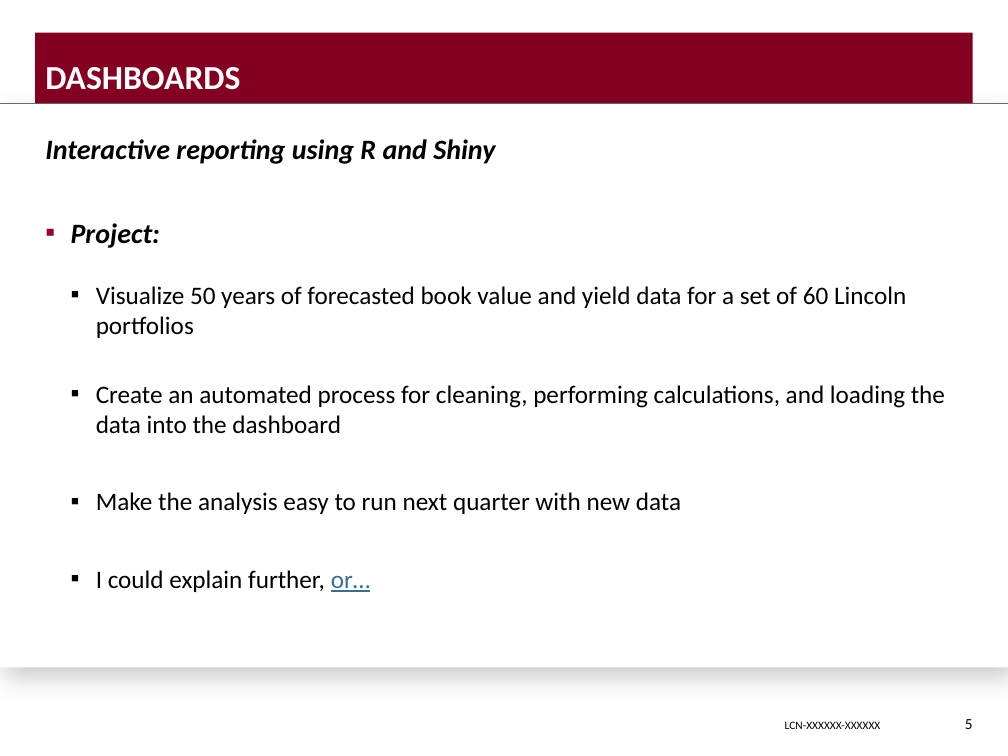
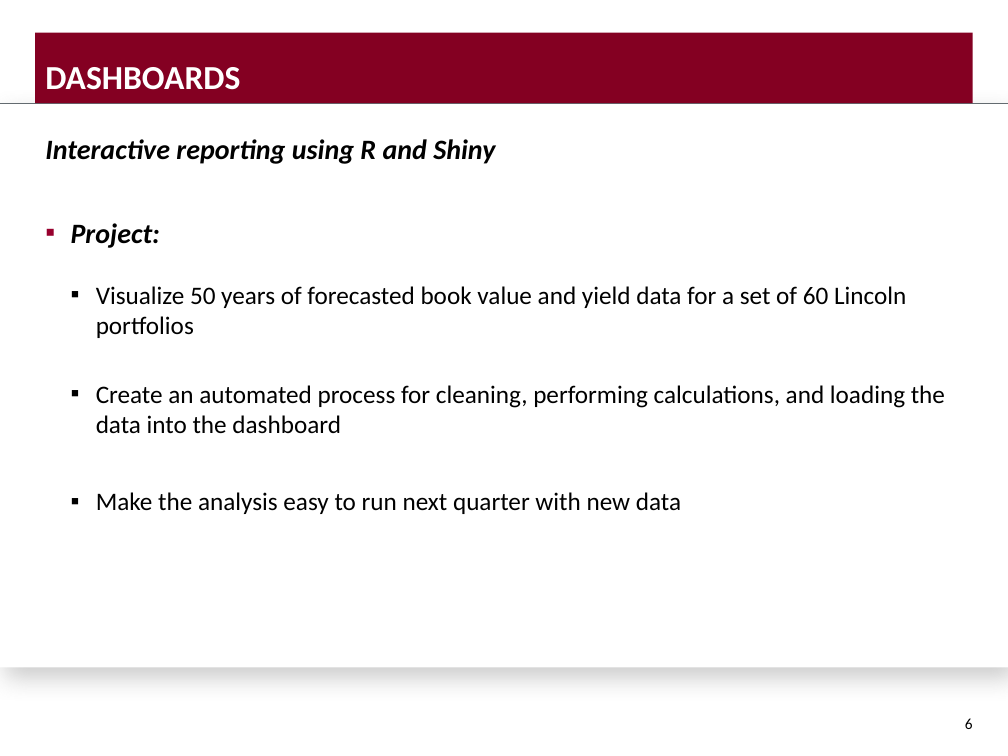
Before and after one commit to DavisVaughan/slides, a slide deck: slide 6 of final-presentation/final-presentation-davis-vaughan.pptx (slide 5 before the commit). Drawn at 1008x756 pixels with LibreOffice and Linux fonts; fonts in the diff are those of the drawing; background and template pictures are left out. Boxes give left, top, right and bottom in pixels: in the first picture for what was removed or moved away, otherwise in the second. Text is boxed around its words. In the diff, an @@ line names an element or a change of style, - is before the commit and + after.

```diff
--- a/final-presentation/final-presentation-davis-vaughan.pptx
+++ b/final-presentation/final-presentation-davis-vaughan.pptx
@@ text at (96, 570, 370, 592): paragraph removed @@
-  ▪ I could explain further, or…
@@ page number at (965, 718, 973, 729): text changed @@
-5
+6
@@ text removed at (785, 721, 881, 729) @@
-LCN-XXXXXX-XXXXXX
```
Also in this commit, not shown: 19 other slides changed, 1 slide added, 2 slides removed, 5 other files.
